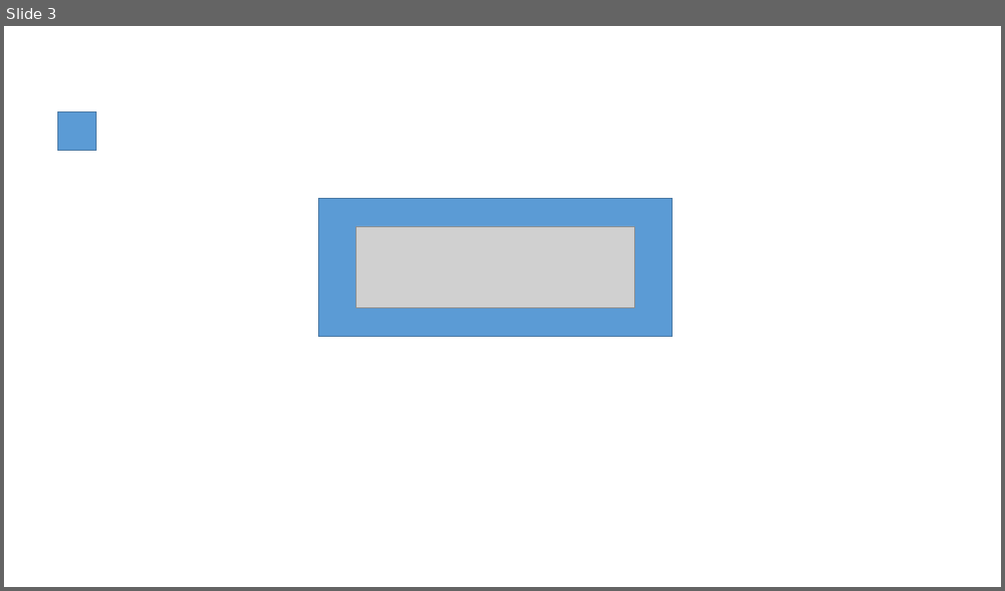
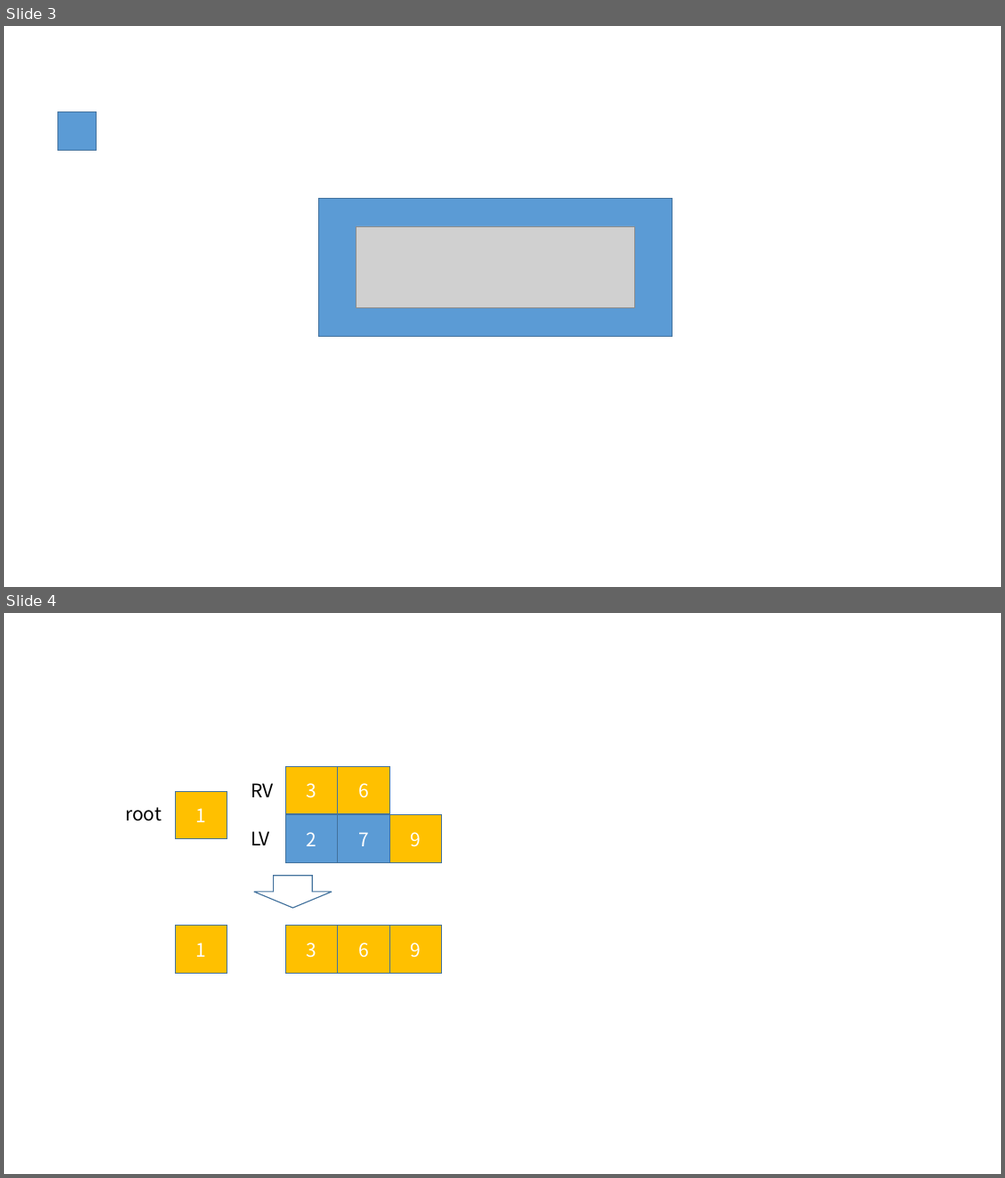
Before and after one commit to YoungYo/myblog, a slide deck: leetcode-he-ji/LeetCode文章封面.pptx. Shown one above the other, each under a label of ours: slide 3 before the commit, slides 3 and 4 after it. The pictures are 1005x591 and 1005x1178 pixels, drawn with LibreOffice and Linux fonts; fonts in the diff are those of the drawing; grey boxes stand for pictures. Boxes give left, top, right and bottom in pixels: in the first picture for what was removed or moved away, otherwise in the second. Text is boxed around its words. In the diff, an @@ line names an element or a change of style, - is before the commit and + after.

```diff
--- a/leetcode-he-ji/LeetCode文章封面.pptx
+++ b/leetcode-he-ji/LeetCode文章封面.pptx
@@ slide 4 added at (4,613,1001,1174), background #FFFFFF @@
@@ group added at (125,766,442,973): 10 rectangles, 3 texts, 1 down arrow @@
+1
+1
+3
+9
+6
+root
+3
+9
+7
+2
+6
+LV
+RV
```
Also in this commit, not shown: 1 other slide added, 3 other files.
